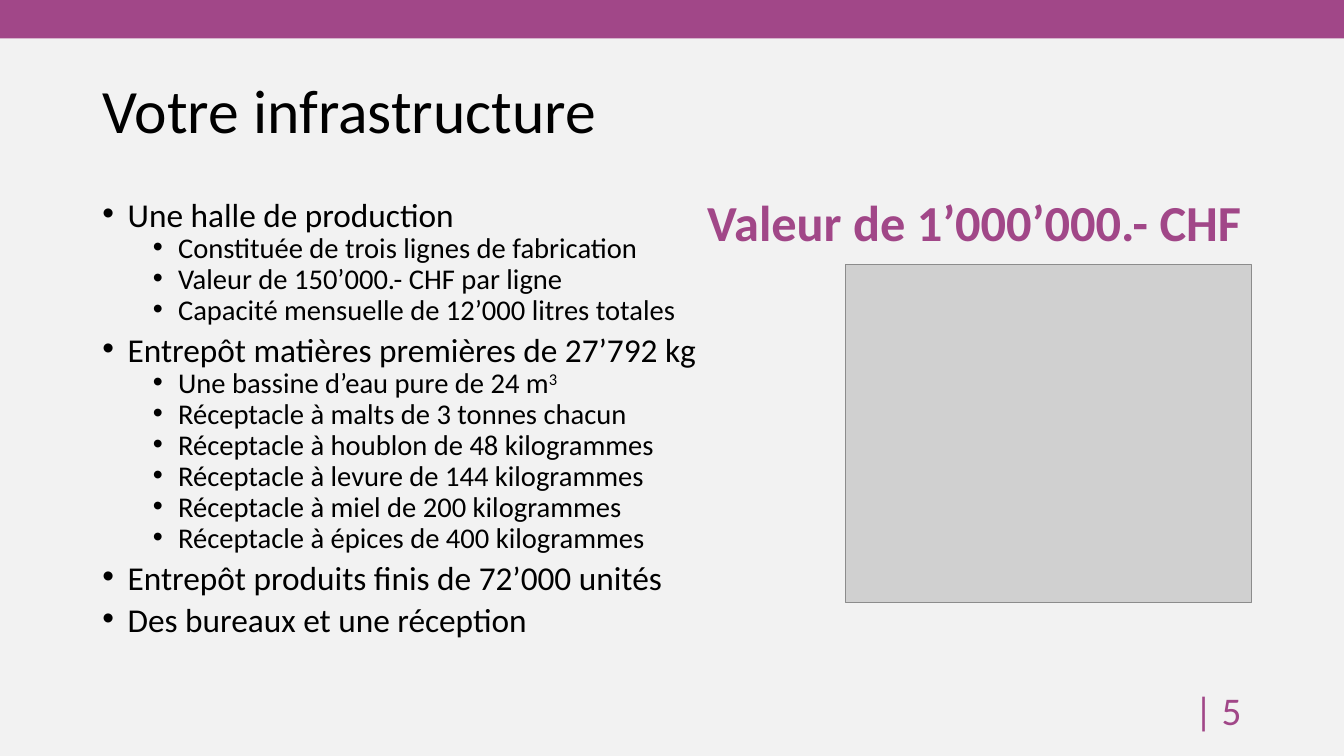
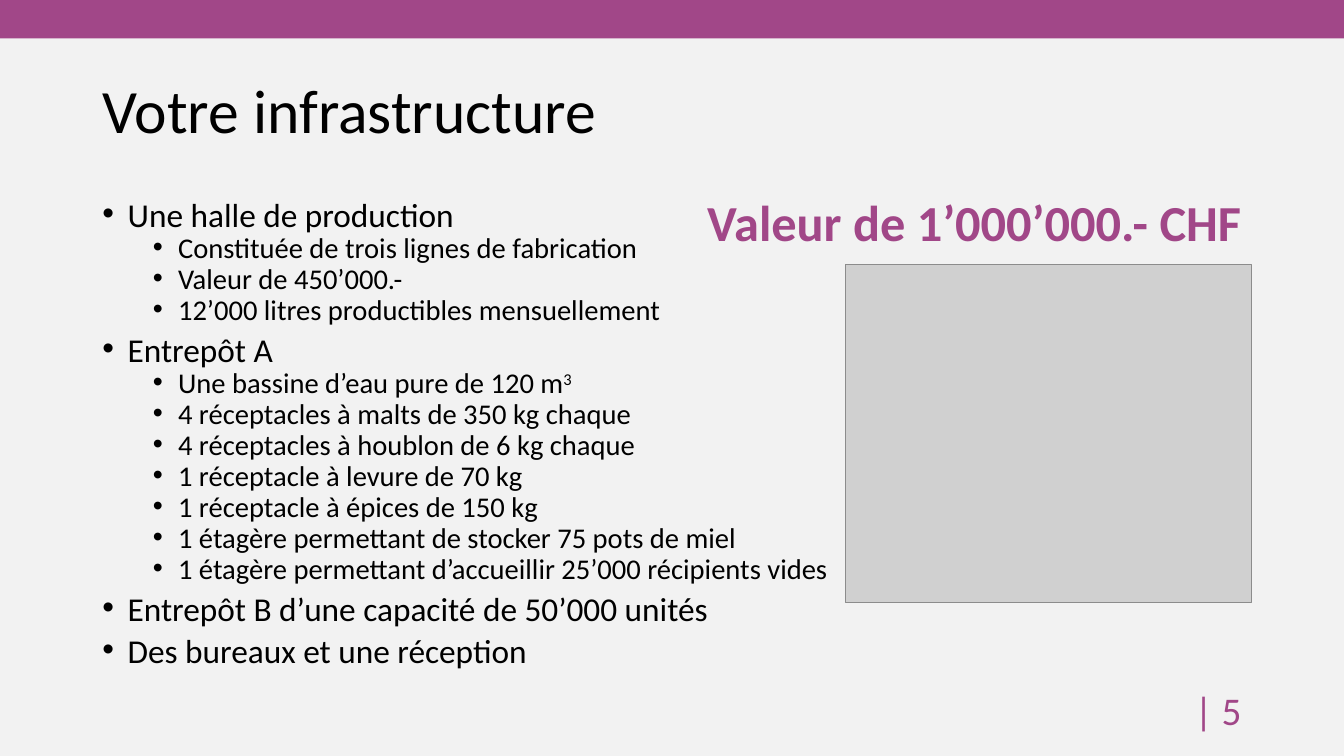
Before and after one commit to HEG-Arc/odoosim, a slide deck: slide 6 of Livrables/Brewery and Co.pptx. Drawn at 1344x756 pixels with LibreOffice and Linux fonts; fonts in the diff are those of the drawing; grey boxes stand for pictures; background and template pictures are left out. Boxes give left, top, right and bottom in pixels: in the first picture for what was removed or moved away, otherwise in the second. Text is boxed around its words. In the diff, an @@ line names an element or a change of style, - is before the commit and + after.

```diff
--- a/Livrables/Brewery and Co.pptx
+++ b/Livrables/Brewery and Co.pptx
@@ text at [128, 269, 827, 627]: text changed @@
-  • Valeur de 150’000.- CHF par ligne
-  • Capacité mensuelle de 12’000 litres totales
-• Entrepôt matières premières de 27’792 kg
-  • Une bassine d’eau pure de 24 m3
-  • Réceptacle à malts de 3 tonnes chacun
-  • Réceptacle à houblon de 48 kilogrammes
-  • Réceptacle à levure de 144 kilogrammes
-  • Réceptacle à miel de 200 kilogrammes
-  • Réceptacle à épices de 400 kilogrammes
-• Entrepôt produits finis de 72’000 unités
+  • Valeur de 450’000.-
+  • 12’000 litres productibles mensuellement
+• Entrepôt A
+  • Une bassine d’eau pure de 120 m3
+  • 4 réceptacles à malts de 350 kg chaque
+  • 4 réceptacles à houblon de 6 kg chaque
+  • 1 réceptacle à levure de 70 kg
+  • 1 réceptacle à épices de 150 kg
+  • 1 étagère permettant de stocker 75 pots de miel
+  • 1 étagère permettant d’accueillir 25’000 récipients vides
+• Entrepôt B d’une capacité de 50’000 unités
```
Also in this commit, not shown: 4 other slides changed, 12 other files.
